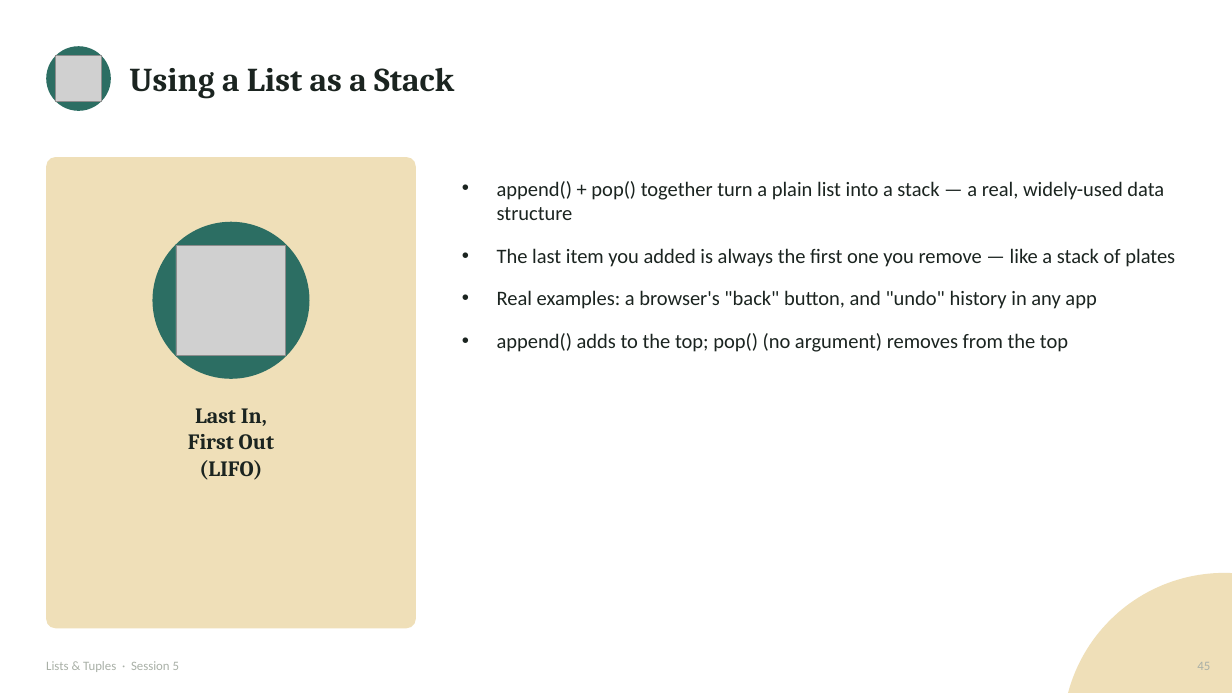
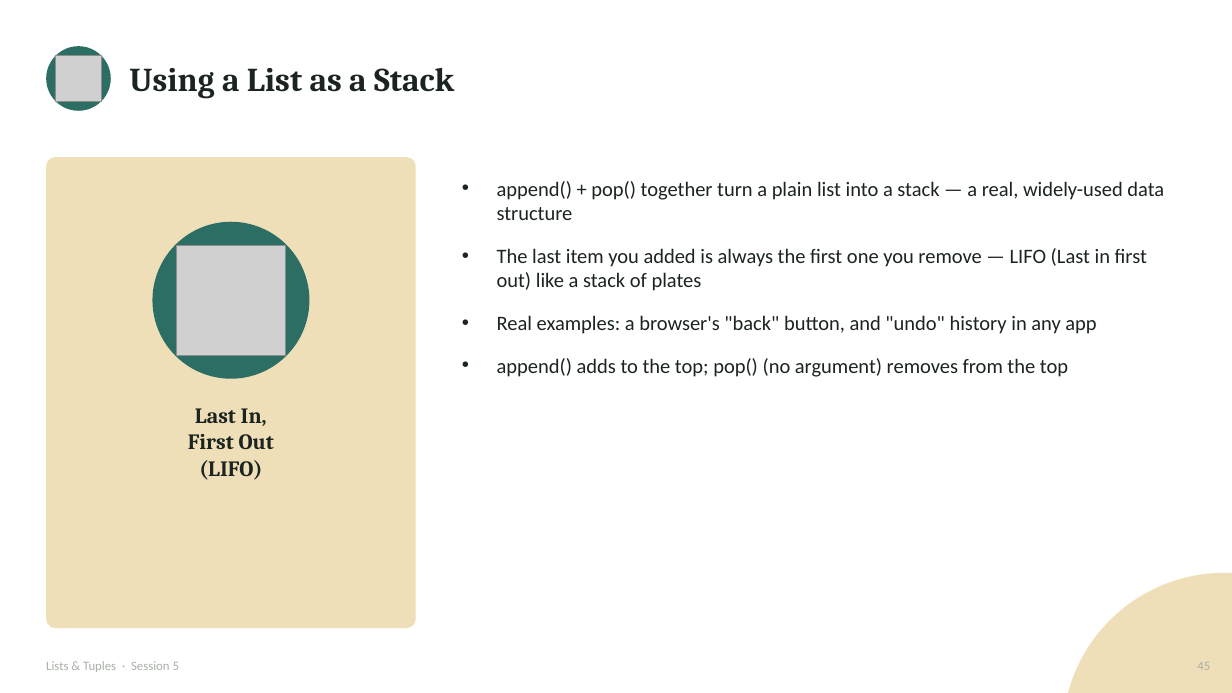
Before and after one commit to waseem-development/ai-ml-course, a slide deck: slide 45 of slides/1_python_slides/4_lists_tuples-2.pptx. Drawn at 1232x693 pixels with LibreOffice and Linux fonts; fonts in the diff are those of the drawing; grey boxes stand for pictures. Boxes give left, top, right and bottom in pixels: in the first picture for what was removed or moved away, otherwise in the second. Text is boxed around its words. In the diff, an @@ line names an element or a change of style, - is before the commit and + after.

```diff
--- a/slides/1_python_slides/4_lists_tuples-2.pptx
+++ b/slides/1_python_slides/4_lists_tuples-2.pptx
@@ text at [497, 248, 1147, 291]: text changed @@
-• The last item you added is always the first one you remove — like a stack of plates
+• The last item you added is always the first one you remove — LIFO (Last in first out) like a stack of plates
```
Also in this commit, not shown: 1 other slide changed, 2 other files.
